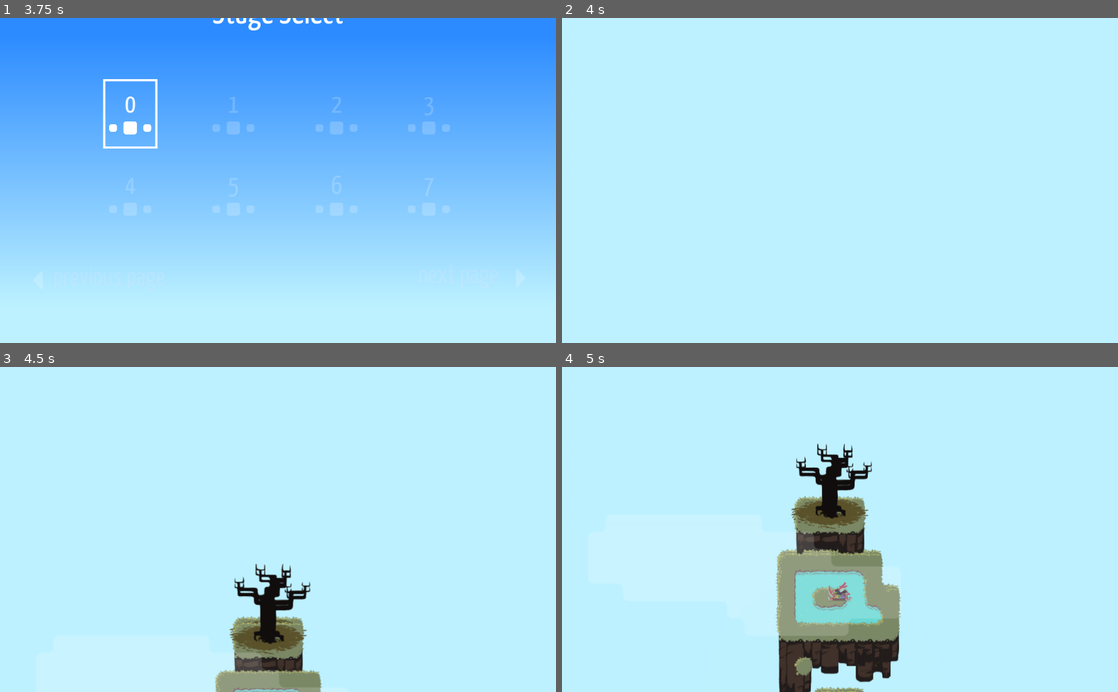
Above: before the commit, frames 1-4 (two rows, left to right).
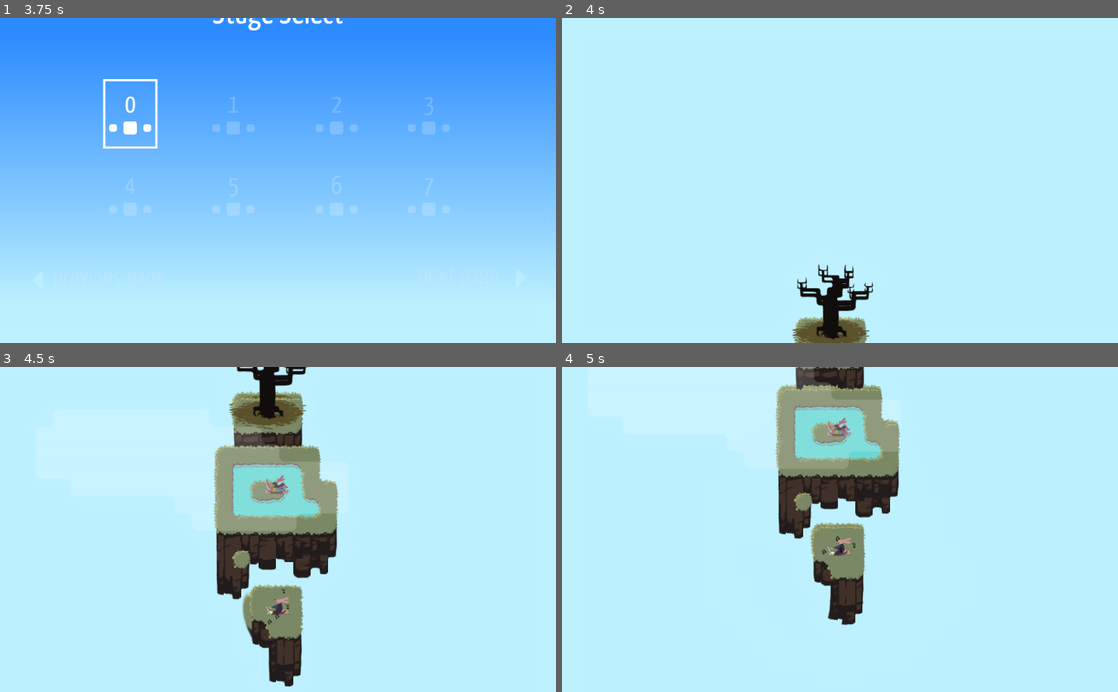
Above: after the commit, the same moments.

Repository: uspgamedev/skyjammers
Game: Godot game, scene res://menus/title/main.tscn
Same seed, same stepped clock (60 frames per second), same inputs: the game is played once before the commit and once after it. Sound files missing from this copy of the repository are replaced by a short silence.
Inputs:
- Up to frame 1 (3.75 s): hold Space (action_play) 0.53-1.28 s; tap Space (action_play) at 1.35, 3.6 s; tap Enter at 2 s; hold Space (action_play) 2.03-2.75 s; click "0" at 2.75 s
- Up to frame 2 (4 s): no input
- Up to frame 3 (4.5 s): hold Space (action_play) from 4.28 s (still down)
- Up to frame 4 (5 s): keep holding Space (action_play)

Frame 1 is identical in both runs. In frame 2, 1.9% of the frame differs, in the area x 41-56%, y 75-100%; in frame 3, 15%; in frame 4, 18%, in the area x 38-61%, y 0-100%.

Commit message:
Fixed Camera and standarized pulses in remaining levels

Diff:
--- a/game/stages/base.tscn
+++ b/game/stages/base.tscn
@@ -13,12 +13,12 @@
 var z = 1
 
 func _ready():
-	set_process_input(true)
-
-func _input(event):
+	set_process_unhandled_input(true)
+
+func _unhandled_input(event):
 	if event.is_action_pressed(\"zoom_in\"):
 		z -= 0.1
-		z = max(0.5, z)
+		z = max(0.1, z)
 	elif event.is_action_pressed(\"zoom_out\"):
 		z += 0.1
 		z = min(2, z)
@@ -109,7 +109,7 @@
 drag_margin_h_enabled = false
 drag_margin_v_enabled = false
 smoothing_enabled = true
-smoothing_speed = 1.0
+smoothing_speed = 3.0
 offset_v = 0.0
 offset_h = 0.0
 drag_margin_left = 0.1
--- a/game/stages/stage05.tscn
+++ b/game/stages/stage05.tscn
@@ -55,7 +55,7 @@
 position = Vector2( 20, 70 )
 curve = SubResource( 1 )
 _sections_unfolded = [ "Transform" ]
-speed = 0.35
+speed = 0.1
 
 [node name="PathFollow2D" parent="Instruments/Chasers" index="0"]
 
@@ -89,7 +89,7 @@
 position = Vector2( 0, 70 )
 curve = SubResource( 2 )
 _sections_unfolded = [ "Transform" ]
-speed = 0.4
+speed = 0.15
 
 [node name="PathFollow2D" parent="Instruments/Initial" index="0"]
 
@@ -103,7 +103,7 @@
 [node name="Bass2" parent="Instruments/Initial/PathFollow2D/Island" index="0" instance=ExtResource( 6 )]
 
 growth = 30.0
-duration = 0.5
+duration = 1.0
 
 [node name="Under" parent="Instruments/Initial/PathFollow2D/Island" index="1"]
 
@@ -115,7 +115,7 @@
 position = Vector2( 0, 150 )
 curve = SubResource( 3 )
 _sections_unfolded = [ "Transform" ]
-speed = 0.4
+speed = 0.12
 
 [node name="PathFollow2D" parent="Instruments/2" index="0"]
 
@@ -156,11 +156,12 @@
 editor/display_folded = true
 curve = SubResource( 4 )
 _sections_unfolded = [ "Transform" ]
-speed = 0.22
+speed = 0.2
 
 [node name="PathFollow2D" parent="Instruments/3" index="0"]
 
-position = Vector2( 2200, -570 )
+position = Vector2( 2200, 565.415 )
+offset = 1143.0
 
 [node name="Island" parent="Instruments/3/PathFollow2D" index="0" instance=ExtResource( 3 )]
 
@@ -178,7 +179,6 @@
 
 [node name="Island" parent="Instruments" index="6" instance=ExtResource( 3 )]
 
-editor/display_folded = true
 position = Vector2( 2200, 900 )
 tile_data = PoolIntArray( -131070, 0, 0, -131069, 1, 0, -131068, 2, 0, -131067, 3, 0, -1, 0, 0, -65536, 1, 0, -65535, 2 …(338 unchanged characters)…
 _sections_unfolded = [ "Cell", "Transform" ]
@@ -198,13 +198,13 @@
 position = Vector2( 135, -25 )
 _sections_unfolded = [ "Transform" ]
 
+[node name="Camera2D" parent="." index="2"]
+
+editor/display_folded = true
+
 [node name="Cloud" parent="CanvasLayer" index="0"]
 
 position = Vector2( -1320, 10 )
-
-[node name="Camera2D" parent="." index="6"]
-
-editor/display_folded = true
 
 
 [editable path="Instruments/Chasers"]
--- a/game/stages/stage07.tscn
+++ b/game/stages/stage07.tscn
@@ -3,10 +3,10 @@
 [ext_resource path="res://stages/base.tscn" type="PackedScene" id=1]
 [ext_resource path="res://islands/Island.tscn" type="PackedScene" id=2]
 [ext_resource path="res://Instruments/Bass/Bass.tscn" type="PackedScene" id=3]
-[ext_resource path="res://Sentinels/Watcher/watcher.tscn" type="PackedScene" id=4]
-[ext_resource path="res://Instruments/GameBoy/Gameboy.tscn" type="PackedScene" id=5]
-[ext_resource path="res://Movement/PathManager.tscn" type="PackedScene" id=6]
-[ext_resource path="res://Instruments/Xylophone/Xylophone.tscn" type="PackedScene" id=7]
+[ext_resource path="res://Instruments/GameBoy/Gameboy.tscn" type="PackedScene" id=4]
+[ext_resource path="res://Movement/PathManager.tscn" type="PackedScene" id=5]
+[ext_resource path="res://Instruments/Xylophone/Xylophone.tscn" type="PackedScene" id=6]
+[ext_resource path="res://Sentinels/Watcher/watcher.tscn" type="PackedScene" id=7]
 [ext_resource path="res://Instruments/Theremin/Theremin.tscn" type="PackedScene" id=8]
 [ext_resource path="res://Sentinels/Sentinel.tscn" type="PackedScene" id=9]
 [ext_resource path="res://goal/Goal.tscn" type="PackedScene" id=10]
@@ -27,7 +27,7 @@
 }
 _sections_unfolded = [ "Resource" ]
 
-[node name="Stage" index="0" instance=ExtResource( 1 )]
+[node name="Stage" instance=ExtResource( 1 )]
 
 initial_bard_path = NodePath("Instruments/Island/Bass")
 
@@ -45,21 +45,12 @@
 
 tile_data = PoolIntArray( 65534, 64, 0, 65535, 78, 0, 131070, 68, 0, 131071, 102, 0, 65536, 65, 0, 65537, 67, 0, 196607, 106, 0, 131072, 69, 0, 131073, 71, 0 )
 
-[node name="Island2" parent="Instruments" index="1" instance=ExtResource( 2 )]
-
-editor/display_folded = true
-tile_data = PoolIntArray( 65546, 107, 0, 65547, 107, 0, 131082, 107, 0, 131083, 107, 0, 196618, 107, 0, 196619, 107, 0 )
-
-[node name="Sentinel" parent="Instruments/Island2" index="0" instance=ExtResource( 4 )]
-
-position = Vector2( 350, 70 )
-
-[node name="Island3" parent="Instruments" index="2" instance=ExtResource( 2 )]
+[node name="Island3" parent="Instruments" index="1" instance=ExtResource( 2 )]
 
 editor/display_folded = true
 tile_data = PoolIntArray( -458743, 22, 0, -458742, 22, 0, -458741, 22, 0, -393207, 0, 0, -393206, 1, 0, -393205, 3, 0, -327671, 12, 0, -327670, 19, 0, -327669, 11, 0, -262134, 12, 0, -262133, 15, 0 )
 
-[node name="Gameboy" parent="Instruments/Island3" index="0" instance=ExtResource( 5 )]
+[node name="Gameboy" parent="Instruments/Island3" index="0" instance=ExtResource( 4 )]
 
 position = Vector2( 350, -140 )
 growth = 30.0
@@ -69,7 +60,7 @@
 
 tile_data = PoolIntArray( -393207, 22, 0, -393206, 22, 0, -327671, 64, 0, -327670, 102, 0, -262135, 68, 0, -262134, 69, 0, -262133, 91, 0, -196598, 92, 0, -196597, 92, 0 )
 
-[node name="Path2D" parent="Instruments" index="3" instance=ExtResource( 6 )]
+[node name="Path2D" parent="Instruments" index="2" instance=ExtResource( 5 )]
 
 editor/display_folded = true
 curve = SubResource( 1 )
@@ -94,6 +85,11 @@
 [node name="Under" parent="Instruments/Path2D/PathFollow2D/Island" index="1"]
 
 tile_data = PoolIntArray( 65534, 64, 0, 65535, 66, 0, 131070, 68, 0, 131071, 70, 0, 65536, 65, 0, 65537, 66, 0, 65538, 67, 0, 131072, 69, 0, 131073, 70, 0, 131074, 71, 0 )
+
+[node name="Sentinel" parent="Instruments" index="3" instance=ExtResource( 7 )]
+
+position = Vector2( 350, 70 )
+_sections_unfolded = [ "Transform" ]
 
 [node name="Island4" parent="Instruments" index="4" instance=ExtResource( 2 )]
 
@@ -151,6 +147,10 @@
 
 tile_data = PoolIntArray( 131070, 64, 0, 131071, 65, 0, 65536, 67, 0, 196606, 68, 0, 196607, 69, 0, 131072, 71, 0 )
 
+[node name="Cloud" parent="CanvasLayer" index="0"]
+
+position = Vector2( 720, 670 )
+
 [node name="CanvasLayer2" parent="." index="5"]
 
 editor/display_folded = true
--- a/game/stages/stage08.tscn
+++ b/game/stages/stage08.tscn
@@ -23,6 +23,8 @@
 [node name="Bass" parent="Instruments/Island" index="2" instance=ExtResource( 3 )]
 
 position = Vector2( 40, -20 )
+growth = 15.0
+duration = 0.5
 
 [node name="Goal" parent="Instruments/Island" index="3" instance=ExtResource( 4 )]
 
@@ -30,7 +32,10 @@
 
 [node name="Xylophone" parent="Instruments/Island" index="4" instance=ExtResource( 5 )]
 
+editor/display_folded = true
 position = Vector2( 370, -50 )
+growth = 15.0
+duration = 0.5
 
 [node name="CollisionShape2D" parent="Instruments/Island/Xylophone" index="3"]
 
@@ -45,7 +50,8 @@
 
 editor/display_folded = true
 position = Vector2( 150, -40 )
-growth = 14.0
+growth = 15.0
+duration = 0.5
 
 [node name="SoundWaveShape" parent="Instruments/Island/Theremin" index="4"]
 
@@ -56,6 +62,7 @@
 editor/display_folded = true
 position = Vector2( 260, -40 )
 growth = 15.0
+duration = 0.5
 
 [node name="Sprite" parent="Instruments/Island/Gameboy" index="1"]
 
Not shown: 2 places in game/stages/stage07.tscn that only renumber resources
